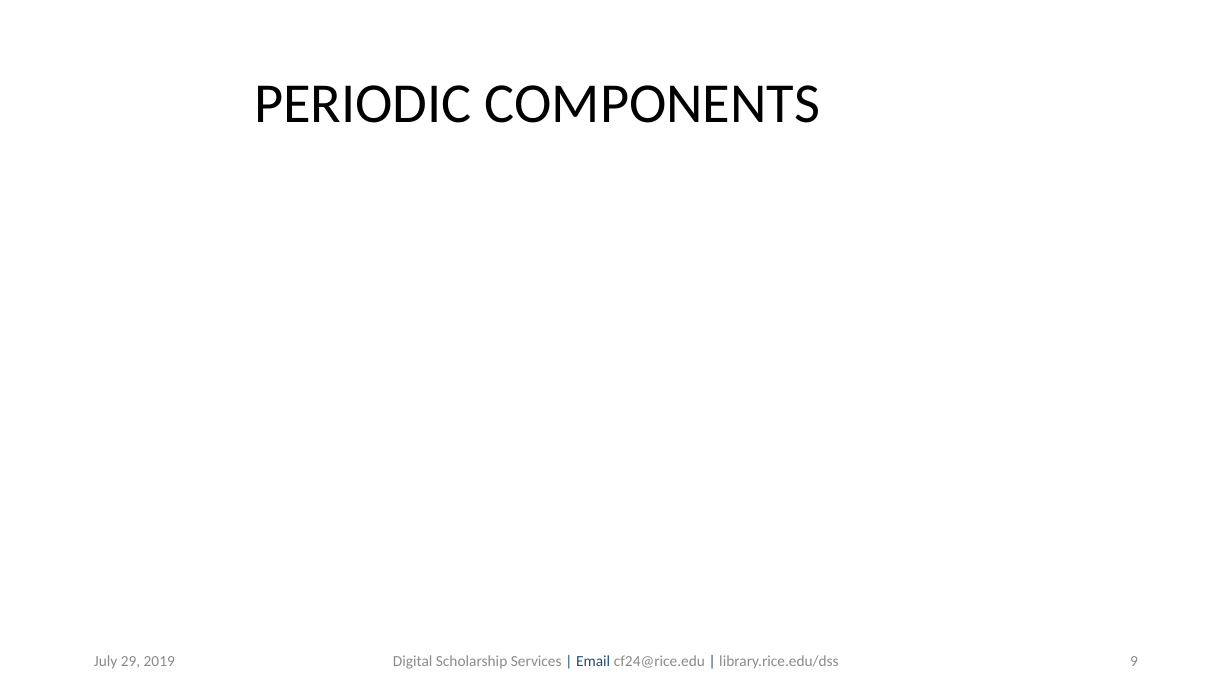
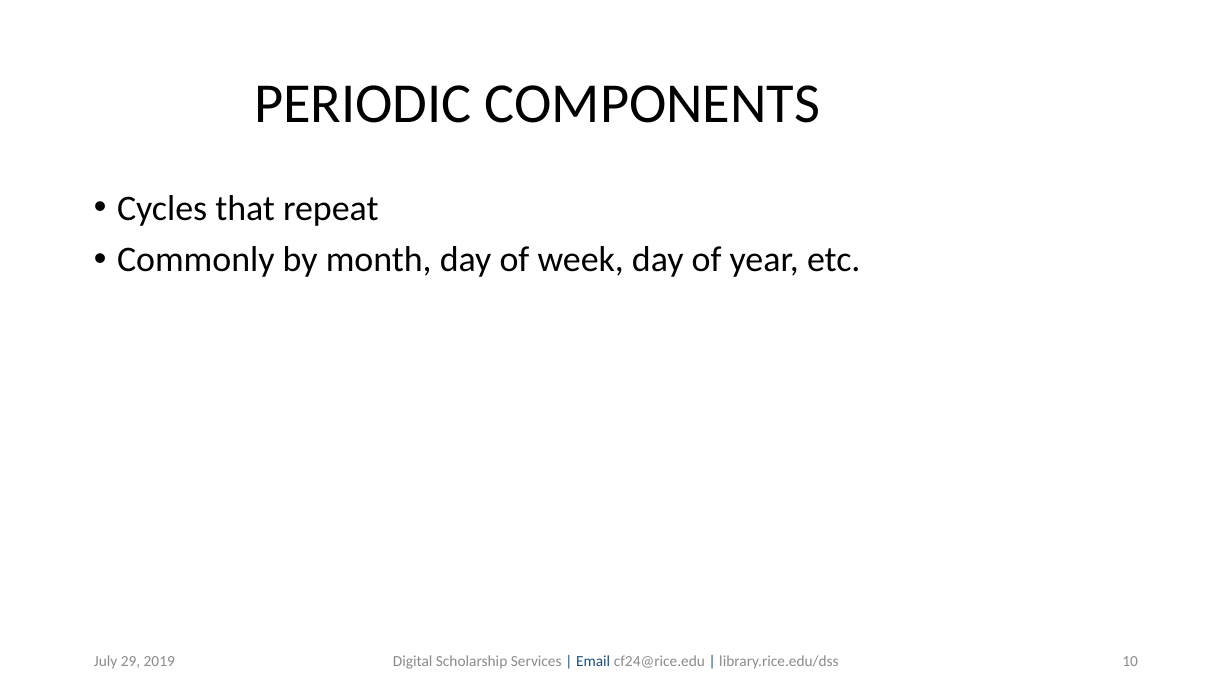
Before and after one commit to bakitybacon/rice-data-and-donuts, a slide deck: slide 10 of tsa/Introduction to Time Series Analysis.pptx (slide 9 before the commit). Drawn at 1232x693 pixels with LibreOffice and Linux fonts; fonts in the diff are those of the drawing; background and template pictures are left out. Boxes give left, top, right and bottom in pixels: in the first picture for what was removed or moved away, otherwise in the second. Text is boxed around its words. In the diff, an @@ line names an element or a change of style, - is before the commit and + after.

```diff
--- a/tsa/Introduction to Time Series Analysis.pptx
+++ b/tsa/Introduction to Time Series Analysis.pptx
@@ text added at [117,195,860,277], 28 pt, text #000000 @@
+• Cycles that repeat
+• Commonly by month, day of week, day of year, etc.
@@ page number at [1122,656,1138,666]: text changed @@
-9
+10
```
Also in this commit, not shown: 1 other slide changed, 4 slides added.
